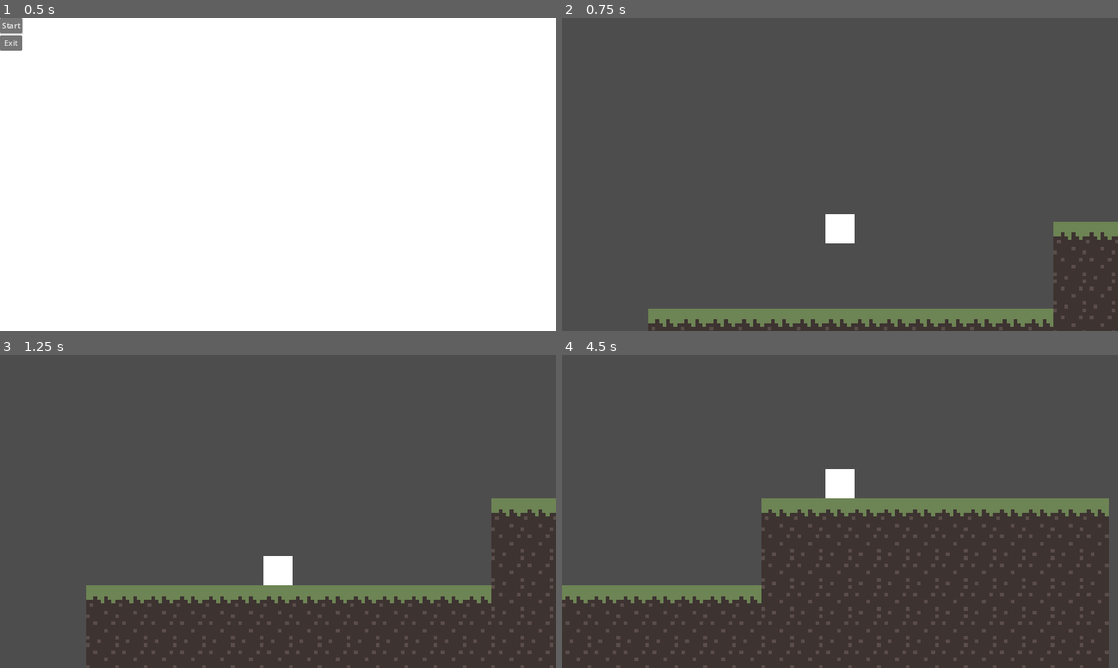
Above: before the commit, frames 1-4 (two rows, left to right).
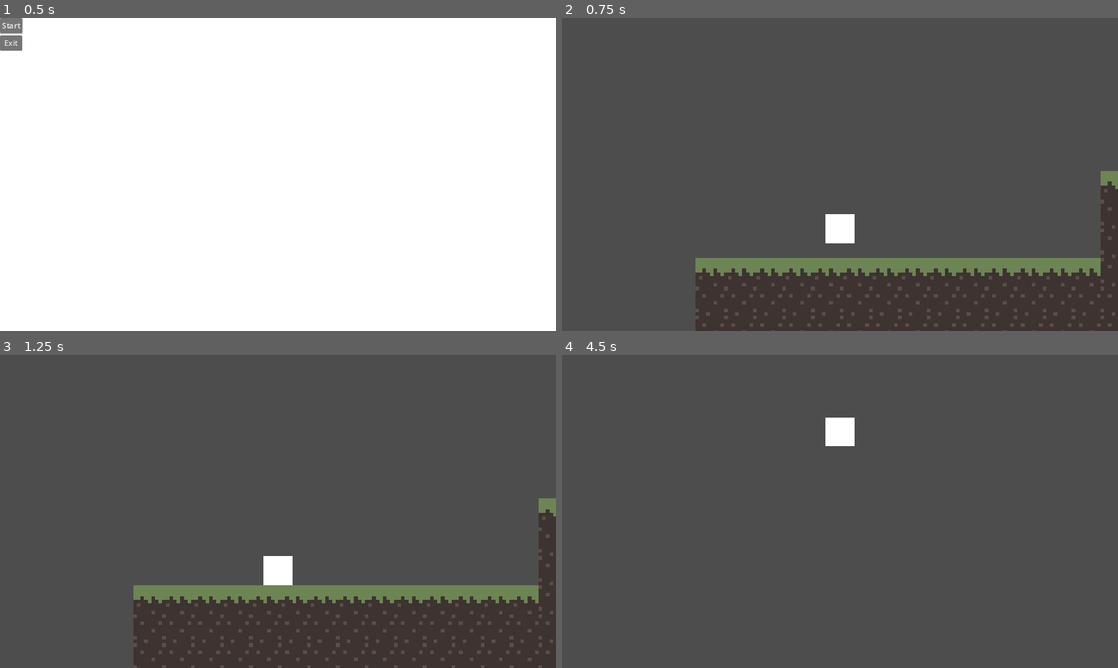
Above: after the commit, the same moments.

Repository: Tooffeer/1st-Semester-Creative-Project
Game: Godot game, scene res://Scenes/Main/main.tscn
Same seed, same stepped clock (60 frames per second), same inputs: the game is played once before the commit and once after it.
Inputs:
- Up to frame 1 (0.5 s): no input
- Up to frame 2 (0.75 s): click "Start" at 0.5 s
- Up to frame 3 (1.25 s): no input
- Up to frame 4 (4.5 s): tap Enter at 1.25 s; hold D (move_right) 1.28-2.78 s; tap Space (jump) at 1.52, 2.27, 3.77 s; hold A (move_left) 2.78-3.53 s; hold D (move_right) from 3.53 s (still down)

Frame 1 is identical in both runs. In frame 2, 16% of the frame differs, in the area x 15-100%, y 48-100%; in frame 3, 7.6%; in frame 4, 41%, in the area x 0-99%, y 20-100%.

Commit message:
Demenstrating to Noah

Diff:
--- a/1st Semester Creative Project/Scenes/Game/Levels/Level_1/level_1.tscn
+++ b/1st Semester Creative Project/Scenes/Game/Levels/Level_1/level_1.tscn
@@ -28,7 +28,7 @@
 [node name="Level_1" type="Node2D"]
 
 [node name="TileMap" type="TileMap" parent="."]
-position = Vector2(-13, 31)
+position = Vector2(0, 17)
 tile_set = SubResource("TileSet_to3mi")
 format = 2
 layer_0/tile_data = PackedInt32Array(0, 0, 0, 3, 0, 0, 2, 0, 0, 1, 0, 0, 65535, 0, 0, 4, 0, 0, 5, 0, 0, 65531, 0, 0, 65 …(2509 unchanged characters)…
--- a/1st Semester Creative Project/Scenes/Game/Player2D/player.gd
+++ b/1st Semester Creative Project/Scenes/Game/Player2D/player.gd
@@ -1,15 +1,15 @@
 extends CharacterBody2D
 
-const SPEED = 50
+const SPEED = 45
 
 # Jumping
-const JUMP_VELOCITY = -170
+const JUMP_VELOCITY = -300
 var canJump : bool = true
 var coyote_timer = 0
-var coyoteTime = 0.23
+var coyoteTime = 0.18
 
 # Get the gravity from the project settings to be synced with RigidBody nodes.
-var gravity = ProjectSettings.get_setting("physics/2d/default_gravity")/2
+var gravity = ProjectSettings.get_setting("physics/2d/default_gravity") / 2
 
 
 func _physics_process(delta):
